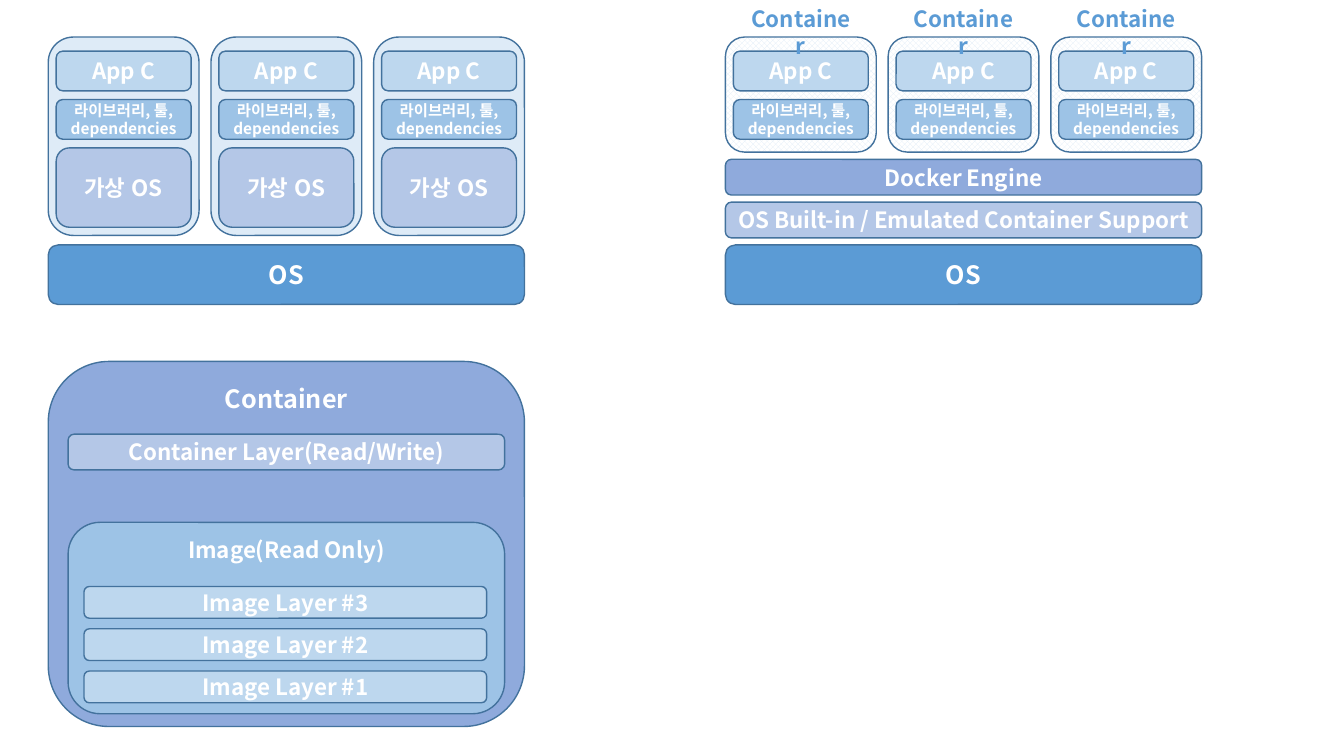
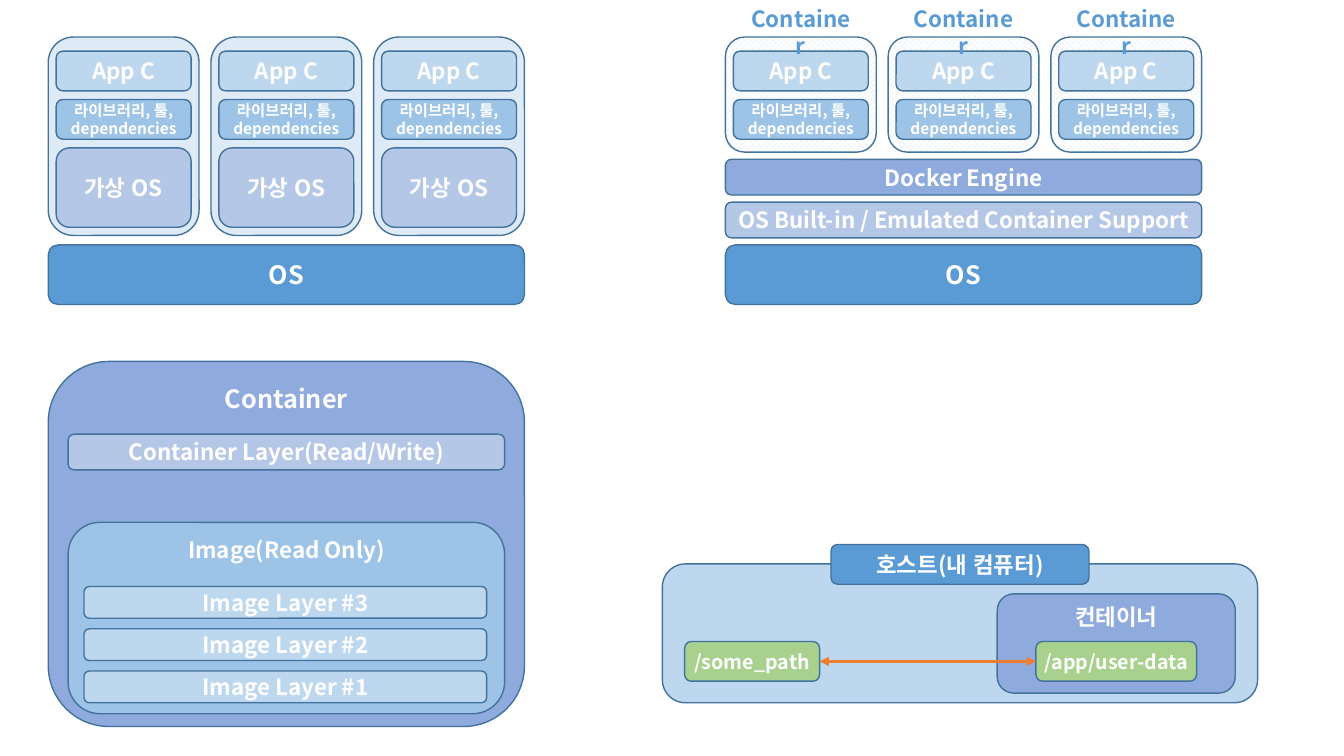
Before and after one commit to siwon-park/Infra-Study, a slide deck: slide 1 of markdown_image.pptx. Drawn at 1344x756 pixels with LibreOffice and Linux fonts; fonts in the diff are those of the drawing. Boxes give left, top, right and bottom in pixels: in the first picture for what was removed or moved away, otherwise in the second. Text is boxed around its words. In the diff, an @@ line names an element or a change of style, - is before the commit and + after.

```diff
--- a/markdown_image.pptx
+++ b/markdown_image.pptx
@@ rounded rectangle added at [662,564,1258,703], fill #BDD7EE, outline #43739E 1 pt @@
@@ rounded rectangle added at [831,544,1089,584], fill #5B9BD5, outline #43739E 1 pt, 16 pt, text #FFFFFF, bold @@
+호스트(내 컴퓨터)
@@ group added at [685,594,1235,693]: 3 rounded rectangles, 1 double arrow @@
+/some_path
+컨테이너
+/app/user-data
```
Also in this commit, not shown: 2 slides added, 1 slide removed, 1 other file.
